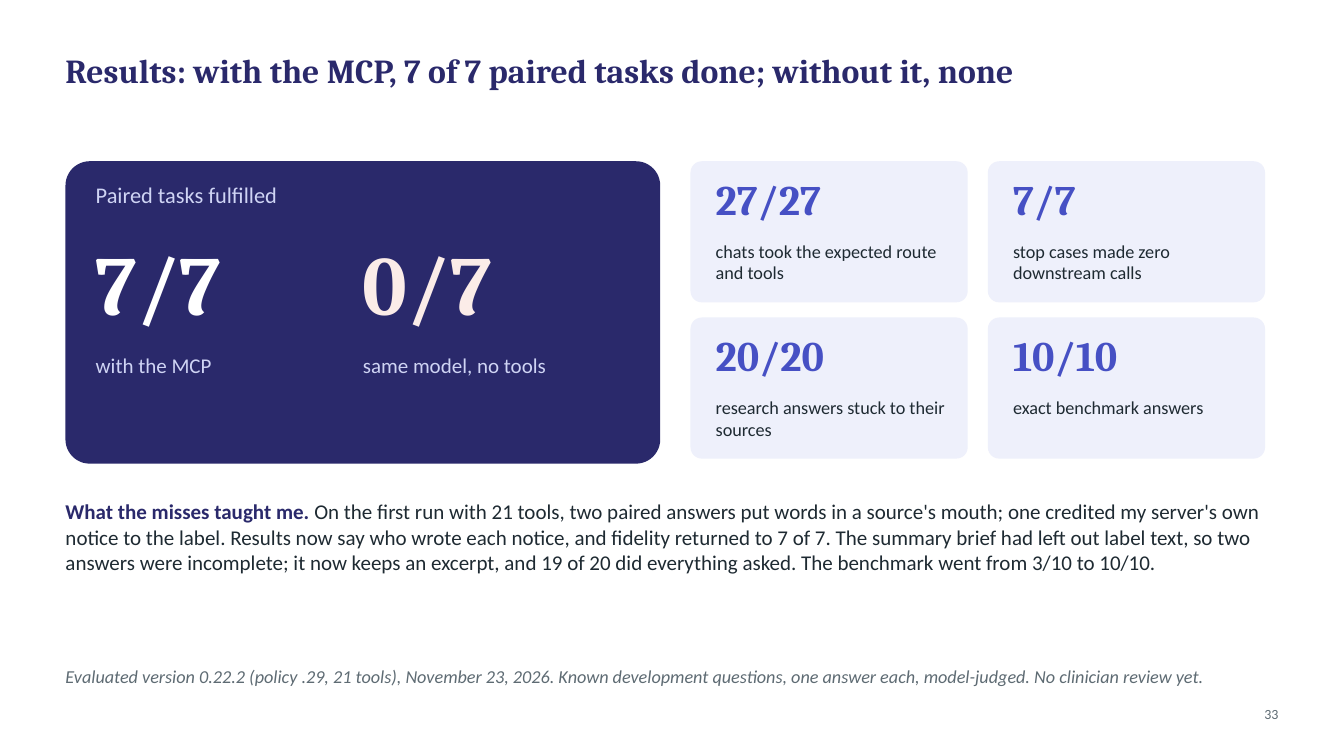
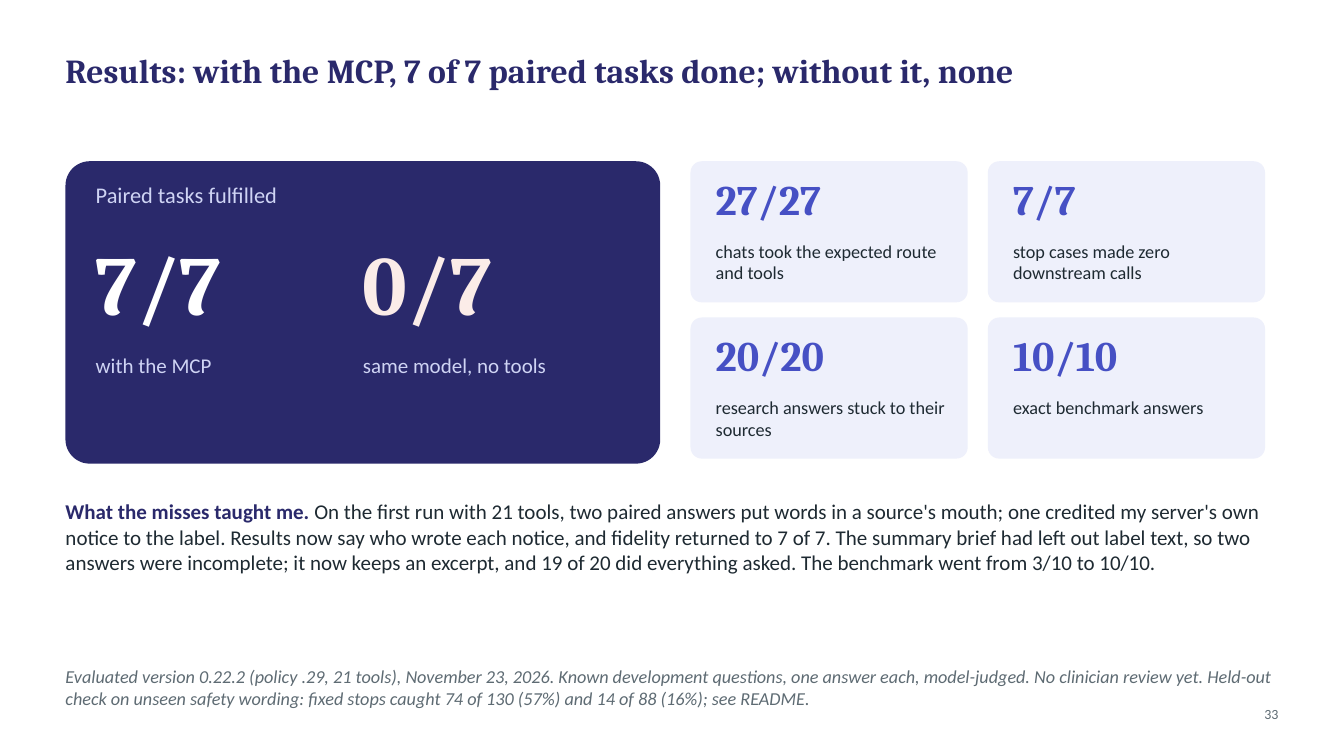
Before and after one commit to gpiat333/Parent-Child-Pharmacology-MCP, a slide deck: slide 33 of presentation/Parent-child Pharmacology MCP — Hackathon deck v34.pptx. Drawn at 1344x756 pixels with LibreOffice and Linux fonts; fonts in the diff are those of the drawing. Boxes give left, top, right and bottom in pixels: in the first picture for what was removed or moved away, otherwise in the second. Text is boxed around its words. In the diff, an @@ line names an element or a change of style, - is before the commit and + after.

```diff
--- a/presentation/Parent-child Pharmacology MCP — Hackathon deck v34.pptx
+++ b/presentation/Parent-child Pharmacology MCP — Hackathon deck v34.pptx
@@ text at <box>65,670,1271,708</box>: text changed @@
-Evaluated version 0.22.2 (policy .29, 21 tools), November 23, 2026. Known development questions, one answer each, model-judged. No clinician review yet.
+Evaluated version 0.22.2 (policy .29, 21 tools), November 23, 2026. Known development questions, one answer each, model-judged. No clinician review yet. Held-out check on unseen safety wording: fixed stops caught 74 of 130 (57%) and 14 of 88 (16%); see README.
```
Also in this commit, not shown: 4 other files.
